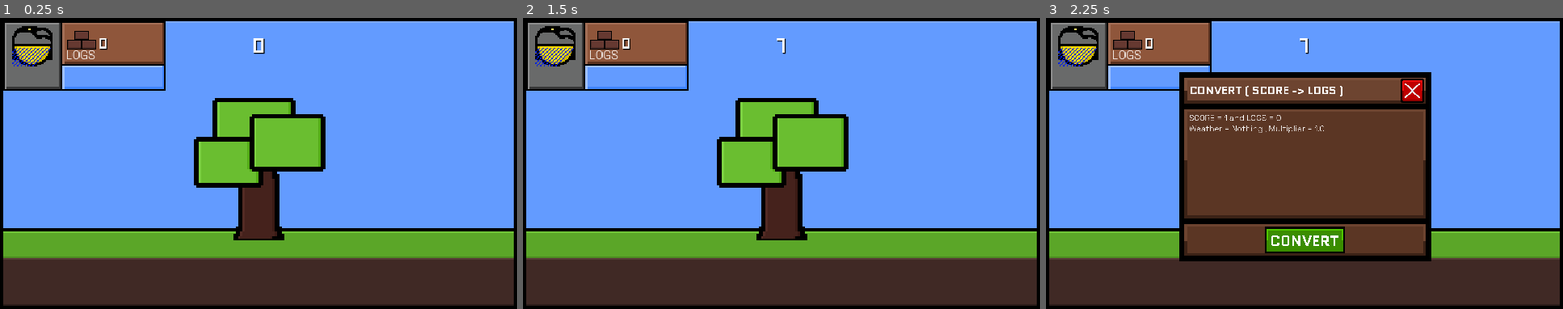
Above: before the commit, frames 1-3 (left to right).
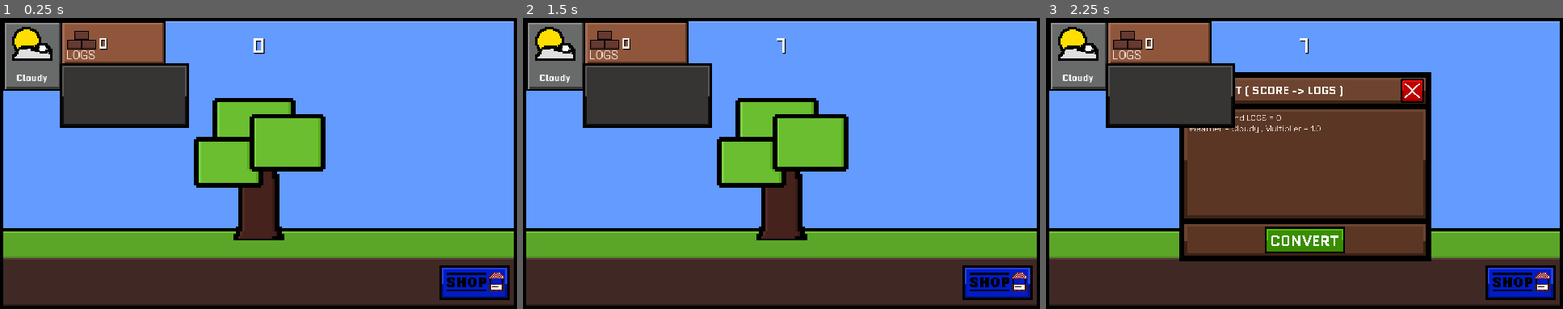
Above: after the commit, the same moments.

Repository: d3V-E/Tree-Game
Game: Godot game, scene res://scenes/main_game.tscn
The game is run twice, just before and just after one commit, with the same random seed, the same clock (stepped at 60 frames per second) and the same inputs.
Inputs (mouse positions are in pixels of both pictures, inside the frame that each line leads up to):
- Up to frame 1 (0.25 s): no input
- Up to frame 2 (1.5 s): click (998, 282) at 0.52 s; click (781, 166) at 1.25 s
- Up to frame 3 (2.25 s): click (1128, 35) at 2 s

The runs differ from the first frame. In frame 1, 7.8% of the frame differs, in the area x 2-99%, y 2-97%; in frame 2, 7.8%; in frame 3, 8.0%.

Commit message:
Update 3

Diff:
--- a/project.godot
+++ b/project.godot
@@ -19,9 +19,8 @@
 
 window/size/viewport_width=640
 window/size/viewport_height=360
-window/size/mode=2
+window/size/mode=1
 window/stretch/mode="canvas_items"
-window/stretch/aspect="expand"
 
 [editor_plugins]
 
--- a/scenes/main_game.tscn
+++ b/scenes/main_game.tscn
@@ -15,6 +15,8 @@
 [ext_resource type="Texture2D" uid="uid://ccwwa2nmmt81g" path="res://assets/Close.png" id="11_8xp80"]
 [ext_resource type="Texture2D" uid="uid://bgb21a51lb2pk" path="res://assets/weather/Rain.png" id="11_vnsdt"]
 [ext_resource type="Texture2D" uid="uid://5lgao53anued" path="res://assets/Confirm Convert.png" id="12_o6v7o"]
+[ext_resource type="Texture2D" uid="uid://bijdd3lyg2qw1" path="res://assets/SHOP Button.png" id="16_ihbck"]
+[ext_resource type="Texture2D" uid="uid://jbh5t1ie0rxb" path="res://assets/Blank.png" id="17_vnsdt"]
 
 [node name="Main game" type="Node2D" unique_id=2099000414]
 script = ExtResource("1_0rdsr")
@@ -100,21 +102,37 @@
 texture_normal = ExtResource("7_wi4c7")
 
 [node name="Cloudy" type="Sprite2D" parent="CanvasLayer/Stats" unique_id=444764310]
-position = Vector2(-55.8526, -10.187864)
+position = Vector2(-55.852604, -9.320812)
 scale = Vector2(1.3547688, 1.3547688)
 texture = ExtResource("9_sp04v")
 
 [node name="Sunny" type="Sprite2D" parent="CanvasLayer/Stats" unique_id=1024054471]
-position = Vector2(-55.8526, -10.187864)
+position = Vector2(-55.852604, -9.320812)
 scale = Vector2(1.3547688, 1.3547688)
 texture = ExtResource("10_ihbck")
 
 [node name="Rain" type="Sprite2D" parent="CanvasLayer/Stats" unique_id=1164517397]
-position = Vector2(-55.8526, -10.187864)
+position = Vector2(-55.852604, -9.320812)
 scale = Vector2(1.3547688, 1.3547688)
 texture = ExtResource("11_vnsdt")
 
+[node name="Weather Update" type="Timer" parent="CanvasLayer/Stats" unique_id=1794564411]
+wait_time = 300.0
+autostart = true
+
+[node name="Weather Header" type="RichTextLabel" parent="CanvasLayer/Stats" unique_id=2080791021]
+offset_left = -83.59827
+offset_top = 14.956646
+offset_right = -27.239883
+offset_bottom = 33.280346
+theme_override_fonts/normal_font = ExtResource("10_wjob3")
+theme_override_font_sizes/normal_font_size = 10
+text = "Cloudy"
+horizontal_alignment = 1
+vertical_alignment = 1
+
 [node name="Convert" type="Sprite2D" parent="CanvasLayer" unique_id=13254488]
+visible = false
 position = Vector2(320.6667, 184)
 scale = Vector2(0.39, 0.38999996)
 texture = ExtResource("9_o6v7o")
@@ -161,12 +179,33 @@
 theme_override_font_sizes/normal_font_size = 26
 text = "EXAMPLE"
 
+[node name="Shop" type="TextureButton" parent="CanvasLayer" unique_id=1647174120]
+anchors_preset = -1
+anchor_left = 0.85
+anchor_top = 0.85
+anchor_right = 0.98600006
+anchor_bottom = 0.96900004
+offset_right = -0.258667
+offset_bottom = 0.15997314
+grow_horizontal = 0
+grow_vertical = 0
+texture_normal = ExtResource("16_ihbck")
+stretch_mode = 0
+
+[node name="Weather Info" type="Sprite2D" parent="CanvasLayer" unique_id=848353339]
+position = Vector2(154, 96)
+scale = Vector2(1.3333334, 1.3333334)
+texture = ExtResource("17_vnsdt")
+
 [connection signal="button_down" from="CanvasLayer/Tree" to="." method="_on_tree_button_down"]
 [connection signal="button_up" from="CanvasLayer/Tree" to="." method="_on_tree_button_up"]
 [connection signal="timeout" from="CanvasLayer/Tree/SaveUPD" to="." method="_on_save_upd_timeout"]
 [connection signal="button_down" from="CanvasLayer/Stats/Log" to="." method="_on_log_button_down"]
 [connection signal="button_up" from="CanvasLayer/Stats/Log" to="." method="_on_log_button_up"]
+[connection signal="timeout" from="CanvasLayer/Stats/Weather Update" to="." method="_on_weather_update_timeout"]
 [connection signal="button_down" from="CanvasLayer/Convert/Close Convert" to="." method="_on_close_convert_button_down"]
 [connection signal="button_up" from="CanvasLayer/Convert/Close Convert" to="." method="_on_close_convert_button_up"]
 [connection signal="button_down" from="CanvasLayer/Convert/Convert Confirm" to="." method="_on_convert_confirm_button_down"]
 [connection signal="button_up" from="CanvasLayer/Convert/Convert Confirm" to="." method="_on_convert_confirm_button_up"]
+[connection signal="button_down" from="CanvasLayer/Shop" to="." method="_on_shop_button_down"]
+[connection signal="button_up" from="CanvasLayer/Shop" to="." method="_on_shop_button_up"]
--- a/scripts/main_game.gd
+++ b/scripts/main_game.gd
@@ -9,7 +9,10 @@
 @onready var closeconvert : TextureButton = $"CanvasLayer/Convert/Close Convert"
 @onready var convertconfirm: TextureButton = $"CanvasLayer/Convert/Convert Confirm"
 @onready var convertdg: Sprite2D = $CanvasLayer/Convert
-
+@onready var sun: Sprite2D = $CanvasLayer/Stats/Sunny
+@onready var rain: Sprite2D = $CanvasLayer/Stats/Rain
+@onready var cloud: Sprite2D = $CanvasLayer/Stats/Cloudy
+@onready var shopopen: TextureButton = $CanvasLayer/Shop
 
 
 
@@ -18,6 +21,26 @@
 var weather = "Nothing"
 var weathermulti = 1.0
 
+var rarities = {"Cloudy" : 1000,
+				"Sunny" : 500,
+				"Rain" : 250}
+
+var rng = RandomNumberGenerator.new()
+
+func get_weather():
+	rng.randomize()
+
+	var sum = 0
+
+	for n in rarities:
+		sum += rarities[n]
+
+	var item = rng.randi_range(0 , sum)
+
+	for n in rarities:
+		if item <= rarities[n]:
+			return n
+		item -= rarities[n]
 
 
 
@@ -61,9 +84,11 @@
 	convertlog.pivot_offset = convertlog.size / 2
 	closeconvert.pivot_offset = closeconvert.size / 2
 	convertconfirm.pivot_offset = convertconfirm.size / 2
+	shopopen.pivot_offset = shopopen.size / 2
 	$CanvasLayer/Score.text = str(score)
 	$"CanvasLayer/Stats/Log Count".text = str(wood)
 	hconverttree()
+	weatherupd()
 
 
 
@@ -161,3 +186,63 @@
 	var tween = get_tree().create_tween()
 	tween.tween_property(closeconvert , "scale" , Vector2(1 , 1) , .1)
 	hconverttree()
+
+
+
+
+
+func _on_weather_update_timeout():
+	weatherupd()
+
+
+func sunw():
+	sun.visible = true
+	rain.visible = false
+	cloud.visible = false
+	weathermulti = 1.5
+
+
+func cloudyw():
+	sun.visible = false
+	rain.visible = false
+	cloud.visible = true
+	weathermulti = 1.0
+
+
+func rainw():
+	sun.visible = false
+	rain.visible = true
+	cloud.visible = false
+	weathermulti = 0.7
+
+
+func weatherupd():
+	weather = get_weather()
+	if weather == "Sunny":
+		sunw()
+		$"CanvasLayer/Stats/Weather Header".text = "Sunny"
+	elif weather == "Cloudy":
+		cloudyw()
+		$"CanvasLayer/Stats/Weather Header".text = "Cloudy"
+	elif weather == "Rain":
+		rainw()
+		$"CanvasLayer/Stats/Weather Header".text = "Rainy"
+
+
+
+
+
+
+
+func _on_shop_button_down():
+	var tween = get_tree().create_tween()
+	tween.tween_property(shopopen , "scale" , Vector2(.9 ,.9) , .1)
+
+
+
+
+
+
+func _on_shop_button_up():
+	var tween = get_tree().create_tween()
+	tween.tween_property(shopopen , "scale" , Vector2(1 , 1), .1)
Binary file added: assets/Blank.png
Not shown, added: assets/Blank.png.import
Binary file added: assets/Buy button.png
Not shown, added: assets/Buy button.png.import
Binary file added: assets/SHOP Button.png
Not shown, added: assets/SHOP Button.png.import
